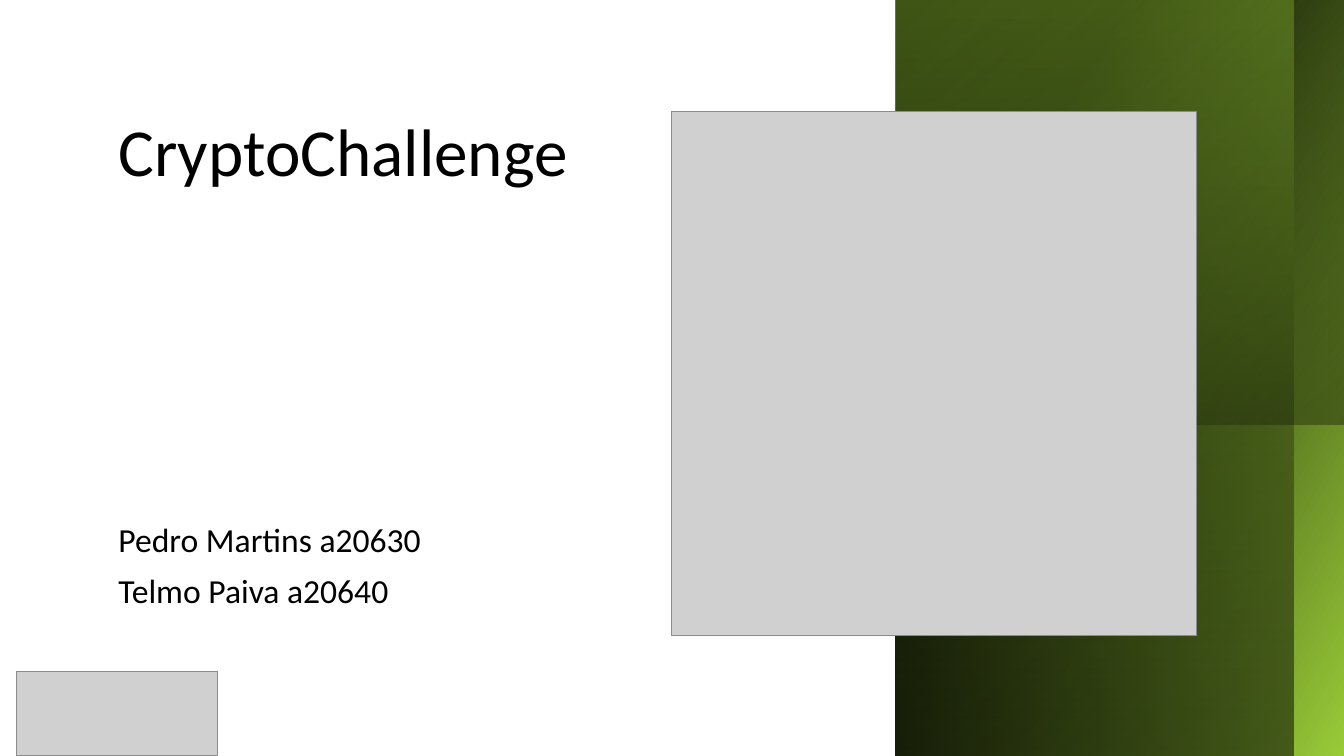
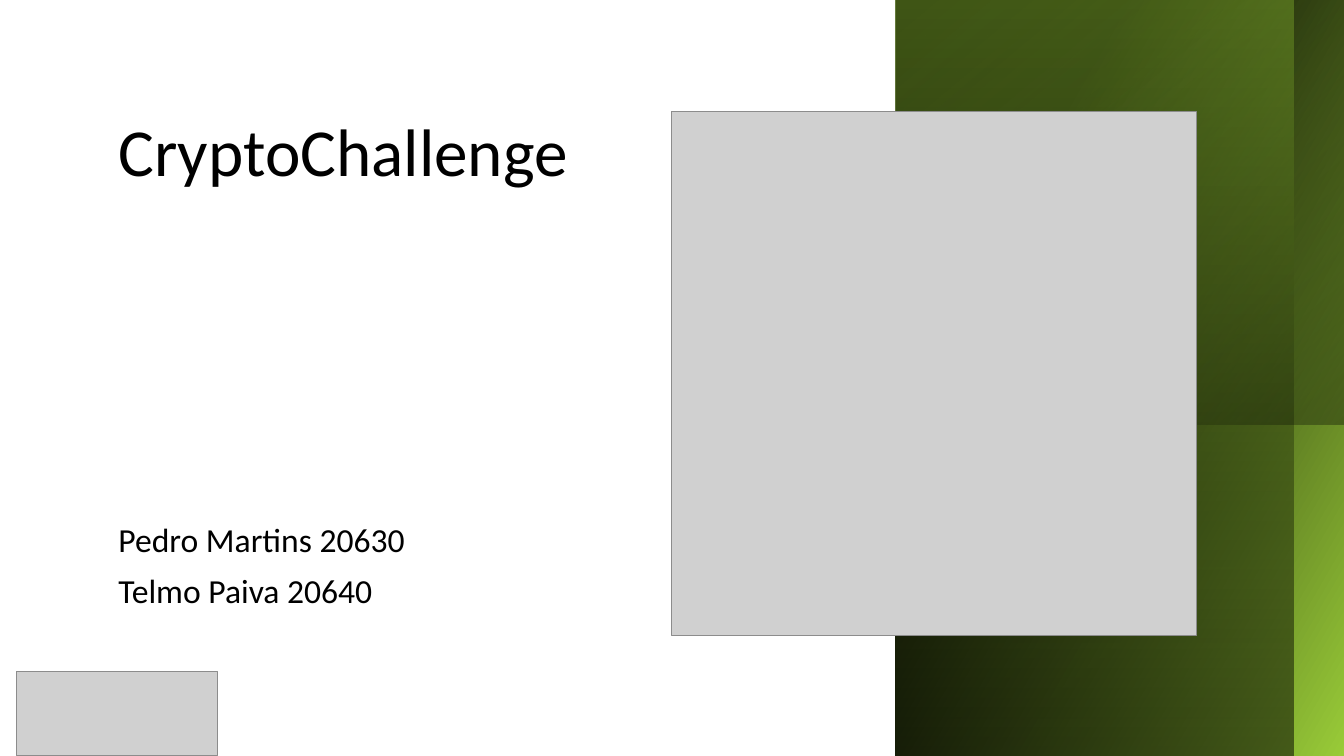
Before and after one commit to pmdmartins21/Crypto-Challenge, a slide deck: slide 1 of Requisitos/CryptoChallenger.pptx. Drawn at 1344x756 pixels with LibreOffice and Linux fonts; fonts in the diff are those of the drawing; grey boxes stand for pictures. Boxes give left, top, right and bottom in pixels: in the first picture for what was removed or moved away, otherwise in the second. Text is boxed around its words. In the diff, an @@ line names an element or a change of style, - is before the commit and + after.

```diff
--- a/Requisitos/CryptoChallenger.pptx
+++ b/Requisitos/CryptoChallenger.pptx
@@ subtitle at (118,528,405,604): text changed @@
-Pedro Martins a20630
-Telmo Paiva a20640
+Pedro Martins 20630
+Telmo Paiva 20640
```
Also in this commit, not shown: 6 other slides changed, 1 slide removed, 1 other file.
